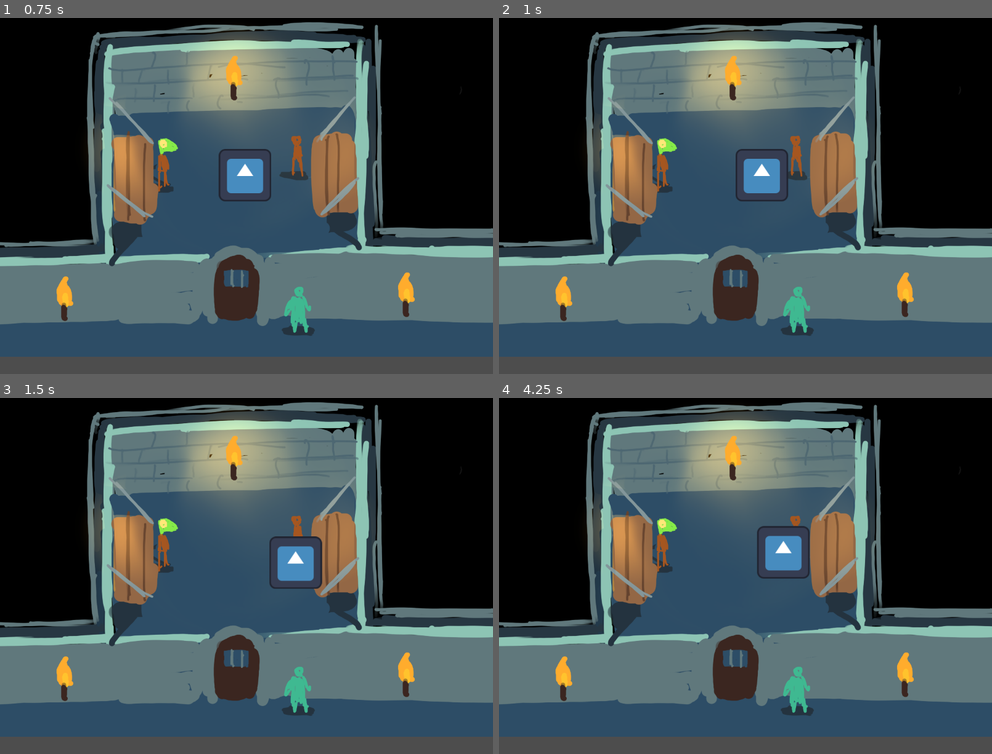
Above: before the commit, frames 1-4 (two rows, left to right).
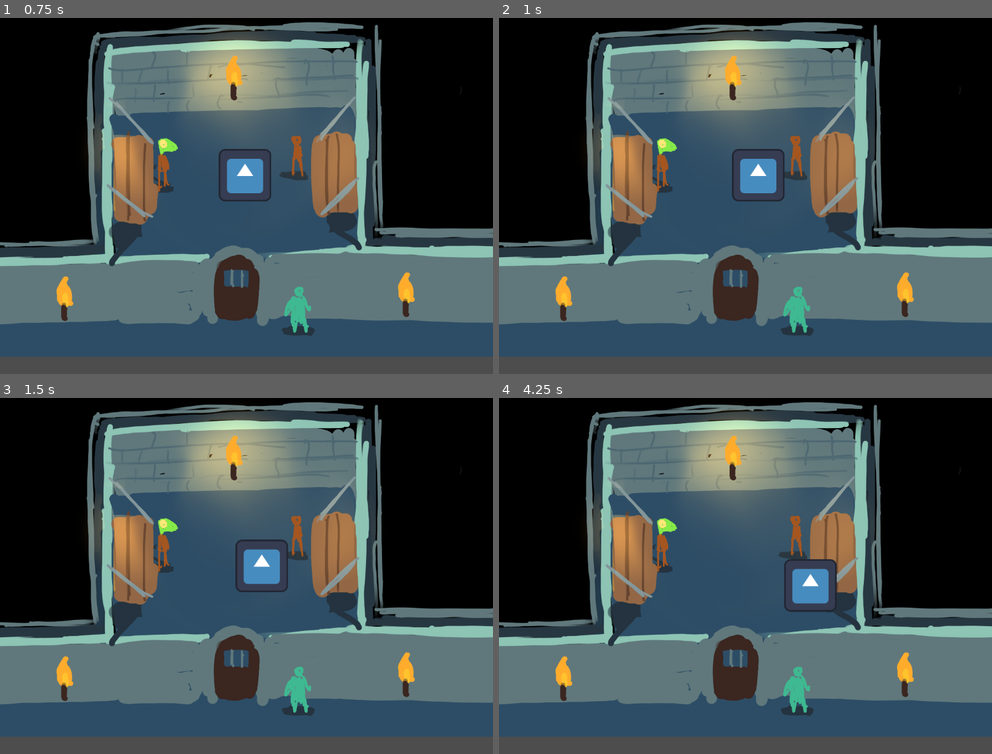
Above: after the commit, the same moments.

Repository: tombuben/gamerpie_gamejam_2025
Game: Godot game, scene res://levels/level_1.tscn
The game is run twice, just before and just after one commit, with the same random seed, the same clock (stepped at 60 frames per second) and the same inputs. The engine's default icon, where the game draws it, is replaced by a stand-in: a white triangle on a blue panel in a dark square.
Inputs:
- Up to frame 1 (0.75 s): tap Enter at 0.5 s; hold D (right) from 0.53 s (still down)
- Up to frame 2 (1 s): keep holding D (right)
- Up to frame 3 (1.5 s): release D (right) at 1.28 s; hold S (down) from 1.28 s (still down)
- Up to frame 4 (4.25 s): release S (down) at 2.03 s; hold D (right) 2.03-2.78 s; hold W (up) 2.78-3.53 s; hold A (left) from 3.53 s (still down)

Frame 1 is identical in both runs. In frame 2, 0.4% of the frame differs, in the area x 47-59%, y 36-52%; in frame 3, 1.9%; in frame 4, 2.1%, in the area x 52-69%, y 35-61%.
Error after the commit: Parse Error: Unexpected "Identifier" in class body. (res://npc_character.gd:1)

Commit message:
npc bubble slot

Diff:
--- a/levels/level_1.tscn
+++ b/levels/level_1.tscn
@@ -22,3 +22,9 @@
 
 [node name="NpcCharacter" parent="." instance=ExtResource("3_tl17o")]
 position = Vector2(393, 435)
+
+[node name="NpcCharacter2" parent="." instance=ExtResource("3_tl17o")]
+position = Vector2(720, 408)
+
+[node name="NpcCharacter3" parent="." instance=ExtResource("3_tl17o")]
+position = Vector2(726, 790)
--- a/npc_character.gd
+++ b/npc_character.gd
@@ -1,7 +1,12 @@
 extends Node2D
+
+bubble_slot : Node2D = $BubbleSlot
 
 signal npc_triggered
 
 func _on_area_2d_body_entered(body: Node2D) -> void:
 	emit_signal("npc_triggered")
 	print("npc triggered")
+
+func show_bubble():
+	bubble_slot.hide
--- a/npc_character.tscn
+++ b/npc_character.tscn
@@ -21,5 +21,7 @@
 [node name="CollisionShape2D" type="CollisionShape2D" parent="StaticBody2D"]
 shape = SubResource("CircleShape2D_v3qrx")
 
+[node name="BubbleSlot" type="Node2D" parent="."]
+
 [connection signal="area_entered" from="Area2D" to="." method="_on_area_2d_area_entered"]
 [connection signal="body_entered" from="Area2D" to="." method="_on_area_2d_body_entered"]
